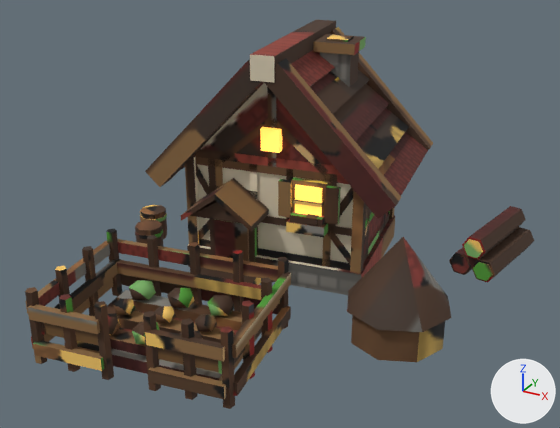
An edit to the glTF model game/assets/models/homestead_red.glb, drawn before and after from the same camera.
Both versions are drawn from a 50 mm lens placed at (0.49, -0.891, 0.526), pointed at (0.045, -0.081, 0.121). The lights are fixed; the arrows at lower right show +X, +Y and +Z. The older version comes first. Where no turn or scale is listed for an object, it has been applied to the vertices. Vertices at exactly the same position are counted once.

In view in the first picture: 'homestead_red'.
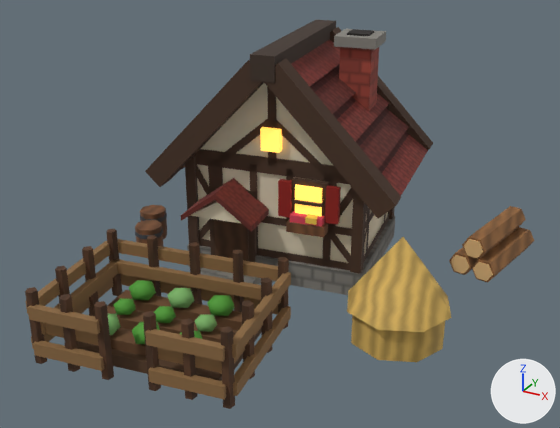
Changed parts and their boxes (x1, y1, x2, y2) in the pictures (560 x 428 px; the box of a moved part takes in the faces that stretch with it):
part 1 of me_cube, moved or reshaped
    before: (310, 34, 428, 196)
    after: (310, 29, 428, 196)
part 2 of me_cube, surface changed
    both: (25, 25, 534, 402)

Patch to the scene script:
```diff
--- a/game/assets/models/homestead_red.glb.py
+++ b/game/assets/models/homestead_red.glb.py
@@ me_cube @@
 # used by ob_homestead_red; location = (0.0, 0.05, 0.018)
-me_cube.from_pydata(...)  # 1277 vertices, 1724 faces; spans x -0.241..0.316, y -0.412..0.186, z -0.018..0.306
+me_cube.from_pydata(...)  # 1277 vertices, 1617 faces; spans x -0.241..0.316, y -0.412..0.186, z -0.018..0.31
+# me_cube part 1
+# 4 faces are deleted
+# 6 vertices in x 0.008..0.074, y 0.024..0.073, z 0.284..0.298 move by (0.029, 0.004, 0.009)
+# 5 vertices in x 0.033..0.163, y -0.116..0.145, z 0.151..0.25 move by (-0.003, 0.0, 0.002)
+# 5 vertices in x -0.163..-0.033, y -0.145..0.116, z 0.151..0.25 move by (0.003, 0.0, 0.002)
+# 4 vertices in x 0.024..0.058, y 0.036..0.061, z 0.296..0.3 move by (0.029, 0.004, 0.01)
+# 3 vertices in x 0.095..0.132, y -0.111..0.141, z 0.184..0.217 move by (-0.003, -0.001, 0.002)
+# 3 vertices in x -0.132..-0.095, y -0.141..0.111, z 0.184..0.217 move by (0.003, 0.001, 0.002)
+# 14 vertices move from x 0.016..0.066, y 0.015..0.082, z 0.153..0.3 to x 0.045..0.095, y 0.02..0.086, z 0.153..0.31
+# me_cube part 2: 1608 kept faces spanning x -0.241..0.316, y -0.412..0.186, z -0.018..0.31 get new texture (UV) coordinates
+# other edits to the shape of me_cube do not show in these pictures
 me_cube.materials.append(mat_baked)
```
